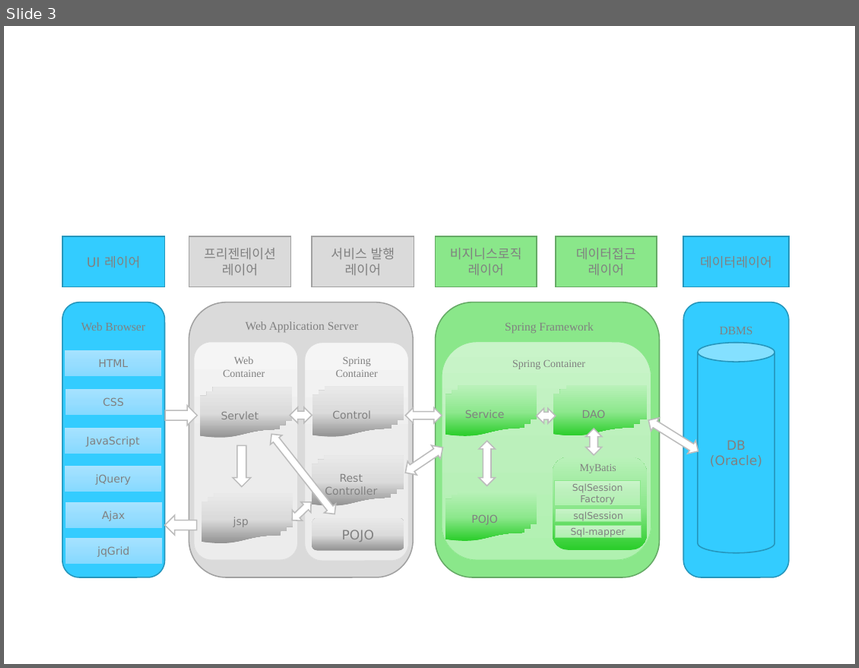
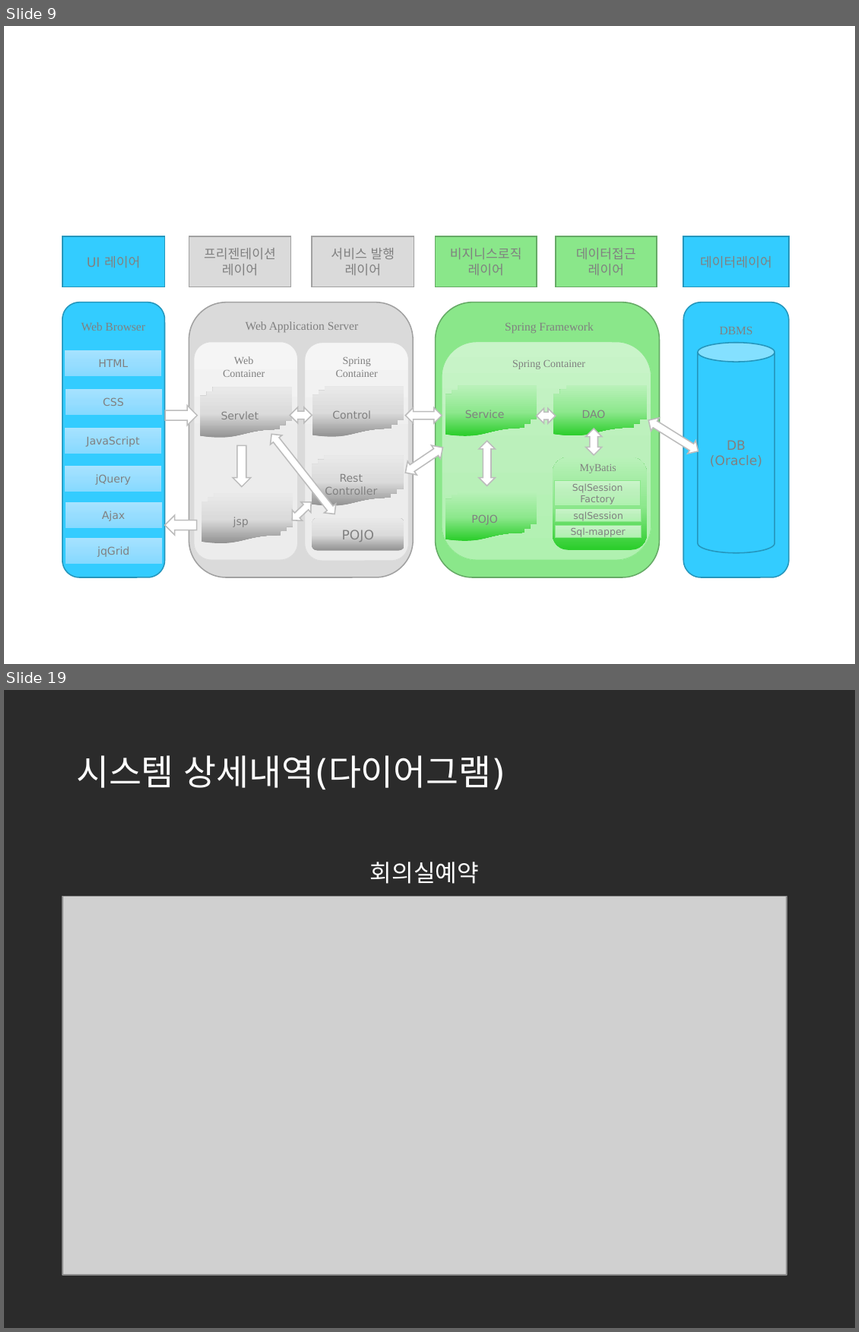
Before and after one commit to korea600/useful, a slide deck: Useful/UML/Presentation/useful_ppt_초안.pptx. Shown one above the other, each under a label of ours: slide 3 before the commit, slides 9 and 19 after it; the slides between them are not shown. The pictures are 859x668 and 859x1332 pixels, drawn with LibreOffice and Linux fonts; fonts in the diff are those of the drawing; grey boxes stand for pictures; background and template pictures are left out; a plain dark background stands for a picture behind light text. Boxes give left, top, right and bottom in pixels: in the first picture for what was removed or moved away, otherwise in the second. Text is boxed around its words. In the diff, an @@ line names an element or a change of style, - is before the commit and + after.

```diff
--- a/Useful/UML/Presentation/useful_ppt_초안.pptx
+++ b/Useful/UML/Presentation/useful_ppt_초안.pptx
@@ slide 19 added at [4,690,855,1328], background picture (left out) @@
@@ title added at [76,755,506,790], 30 pt, text #FFFFFF @@
+시스템 상세내역(다이어그램)
@@ text added at [370,862,479,884], 20 pt, text #FFFFFF @@
+회의실예약
@@ picture added at [63,897,787,1276] @@
@@ what was slide 3 is now slide 9 @@
```
Also in this commit, not shown: 1 slide changed, 75 other slides added, 8 other files.
